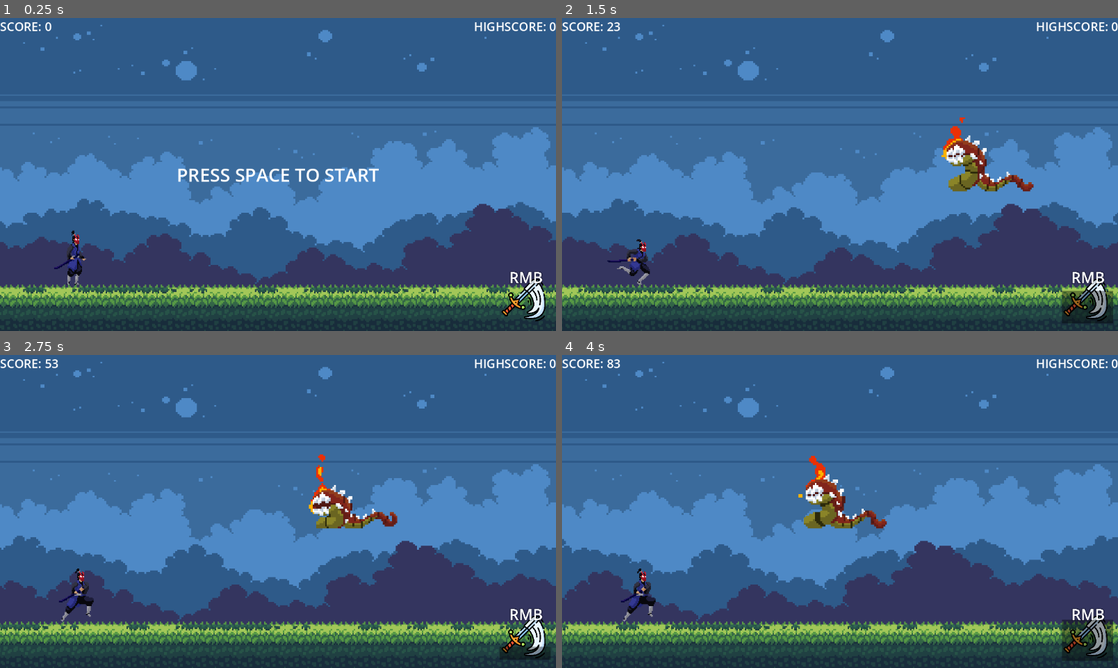
Above: before the commit, frames 1-4 (two rows, left to right).
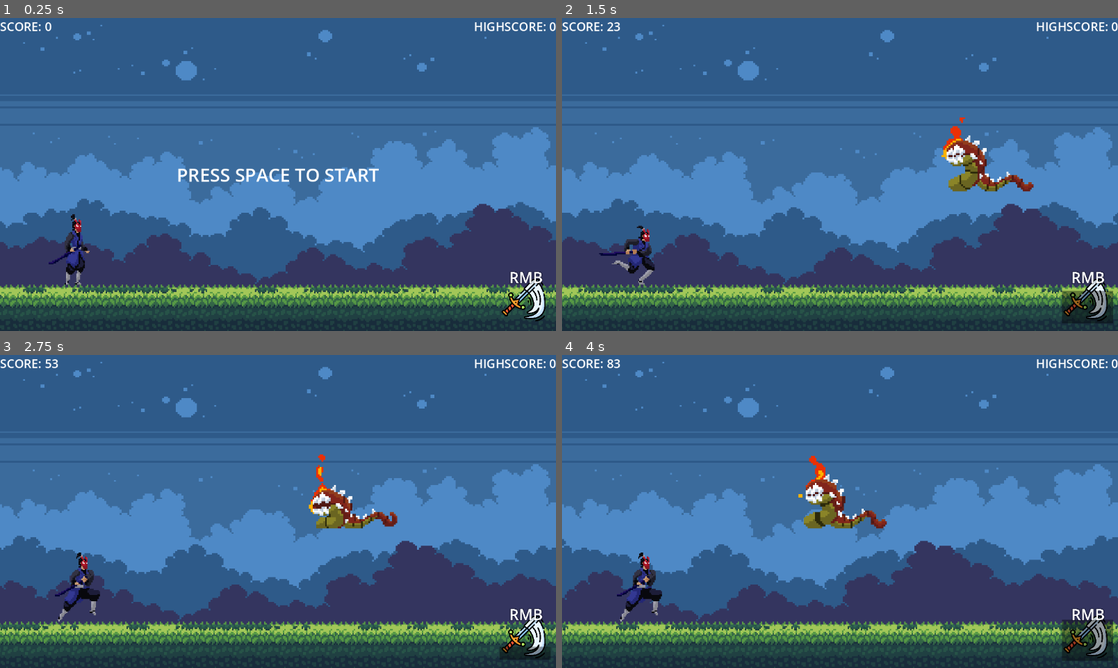
Above: after the commit, the same moments.

Repository: Raphaeldk4/godot-ninjarun
Game: Godot game, scene res://scenes/main.tscn
Two runs of this game, one before a commit and one after it. Both use one fixed random seed, a clock stepped at 60 frames per second and the inputs below.
Inputs (mouse positions are in pixels of both pictures, inside the frame that each line leads up to):
- Up to frame 1 (0.25 s): no input
- Up to frame 2 (1.5 s): tap Space at 0.5 s; move the mouse to (962, 158) at 0.52 s; press the mouse at (962, 158) at 0.53 s; tap Enter (ui_accept) at 0.77 s; move the mouse to (728, 190) at 1.27 s; release the mouse at (728, 190) at 1.28 s; click (728, 190) at 1.35 s
- Up to frame 3 (2.75 s): tap Enter (ui_accept) at 1.52 s; move the mouse to (333, 442) at 2.02 s; press the mouse at (333, 442) at 2.03 s
- Up to frame 4 (4 s): move the mouse to (812, 574) at 2.77 s; release the mouse at (812, 574) at 2.78 s; click (812, 574) at 2.85 s; tap Enter (ui_accept) at 3.02, 3.77 s; move the mouse to (1006, 558) at 3.52 s; press the mouse at (1006, 558) at 3.53 s

The runs differ from the first frame. In frame 1, 0.5% of the frame differs, in the area x 8-17%, y 62-86%; in frame 2, 0.6%; in frame 3, 0.7%; in frame 4, 0.7%, in the area x 9-18%, y 63-86%.

Commit message:
added walking audi, inhanced slash audio

Diff:
--- a/scenes/goblinEnemie.tscn
+++ b/scenes/goblinEnemie.tscn
@@ -65,6 +65,9 @@
 }, {
 "duration": 6.0,
 "texture": SubResource("AtlasTexture_th2wb")
+}, {
+"duration": 1.0,
+"texture": SubResource("AtlasTexture_th2wb")
 }],
 "loop": true,
 "name": &"death",
@@ -96,7 +99,7 @@
 sprite_frames = SubResource("SpriteFrames_rre5t")
 animation = &"death"
 autoplay = "idle"
-frame_progress = 0.867706
+frame_progress = 0.302584
 flip_h = true
 
 [node name="CollisionShape2D" type="CollisionShape2D" parent="."]
--- a/scenes/main.gd
+++ b/scenes/main.gd
@@ -55,10 +55,14 @@
 	get_tree().paused = false
 	difficulty = 0
 
-	#delete all obsticles
+	#delete all obsticles and flying enemies
 	for obs in obstacles:
 		obs.queue_free()
 	obstacles.clear()
+
+	for enemies in airEnemie:
+		enemies.queue_free()
+	airEnemie.clear()
 
 	#starting positions and state when game starts
 	$ninja.position = ninjaStartPos
--- a/scenes/ninja.gd
+++ b/scenes/ninja.gd
@@ -5,6 +5,7 @@
 var isAttacking: bool
 var attackCoolDown: bool
 var godMode: bool
+var walkTime: bool = true
 
 func _physics_process(delta):
 	velocity.y += gravity * delta
@@ -22,6 +23,7 @@
 			else:
 				if isAttacking == false:
 					$AnimatedSprite2D.play("run")
+					PlayWalkAudio()
 	else:
 		if isAttacking == false:
 			$AnimatedSprite2D.play("jump")
@@ -49,8 +51,20 @@
 					$duckCollision.disabled = false
 					$attackCollision.disabled = false
 					$swordSlash.play()
+					$swordSlash/AudioStreamPlayer2D.play()
 					$Node/godMode.start()
 
 
 func _on_god_mode_timeout():
 	godMode = false
+
+func PlayWalkAudio():
+	if walkTime:
+		walkTime = false
+		$walkSound.pitch_scale = randi_range(0.5,1.5)
+		$Node/walkAudio.start()
+		$walkSound.play()
+
+
+func _on_walk_audio_timeout():
+	walkTime = true
--- a/scenes/ninja.tscn
+++ b/scenes/ninja.tscn
@@ -6,7 +6,9 @@
 [ext_resource type="Texture2D" uid="uid://dekqj3sd27mbn" path="res://sprites/ninja/Jump.png" id="3_b1yu8"]
 [ext_resource type="Texture2D" uid="uid://lptbj1uce4ai" path="res://sprites/ninja/Run.png" id="4_dcgqm"]
 [ext_resource type="AudioStream" uid="uid://njpkcgx6t1hn" path="res://sound/jump.wav" id="6_05ey1"]
+[ext_resource type="AudioStream" uid="uid://d25f6ev78ftq4" path="res://sound/walk.wav" id="6_s4pv6"]
 [ext_resource type="AudioStream" uid="uid://ck1rccwmqyydl" path="res://sound/slash.wav" id="7_766dn"]
+[ext_resource type="AudioStream" uid="uid://cld4e7oixnxdr" path="res://sound/slash2.wav" id="7_ddy01"]
 
 [sub_resource type="AtlasTexture" id="AtlasTexture_e7eb8"]
 atlas = ExtResource("1_7d8qg")
@@ -97,7 +99,7 @@
 }],
 "loop": true,
 "name": &"attack",
-"speed": 13.0
+"speed": 14.0
 }, {
 "frames": [{
 "duration": 1.0,
@@ -165,7 +167,7 @@
 
 [node name="ninja" type="CharacterBody2D"]
 z_index = 1
-scale = Vector2(2, 2)
+scale = Vector2(2.605, 2.605)
 script = ExtResource("1_q4dok")
 
 [node name="AnimatedSprite2D" type="AnimatedSprite2D" parent="."]
@@ -189,13 +191,22 @@
 polygon = PackedVector2Array(22.5, 13, 70, 21.5, 84, -1.5, 25.5, -0.5)
 disabled = true
 
+[node name="walkSound" type="AudioStreamPlayer2D" parent="."]
+scale = Vector2(1, 1)
+stream = ExtResource("6_s4pv6")
+volume_db = -12.556
+
 [node name="jumpSound" type="AudioStreamPlayer2D" parent="."]
 stream = ExtResource("6_05ey1")
 volume_db = -12.556
 
 [node name="swordSlash" type="AudioStreamPlayer2D" parent="."]
 position = Vector2(-0.5, 1.5)
+stream = ExtResource("7_ddy01")
+
+[node name="AudioStreamPlayer2D" type="AudioStreamPlayer2D" parent="swordSlash"]
 stream = ExtResource("7_766dn")
+pitch_scale = 0.78
 
 [node name="Node" type="Node" parent="."]
 
@@ -206,7 +217,12 @@
 wait_time = 3.0
 
 [node name="godMode" type="Timer" parent="Node"]
+wait_time = 0.7
+
+[node name="walkAudio" type="Timer" parent="Node"]
+wait_time = 0.34
 
 [connection signal="timeout" from="Node/isAttacking" to="." method="_on_is_attacking_timeout"]
 [connection signal="timeout" from="Node/attackCooldown" to="." method="_on_attack_cooldown_timeout"]
 [connection signal="timeout" from="Node/godMode" to="." method="_on_god_mode_timeout"]
+[connection signal="timeout" from="Node/walkAudio" to="." method="_on_walk_audio_timeout"]
--- a/scenes/wormEnemie.tscn
+++ b/scenes/wormEnemie.tscn
@@ -97,6 +97,9 @@
 }, {
 "duration": 6.0,
 "texture": SubResource("AtlasTexture_byo35")
+}, {
+"duration": 3.0,
+"texture": SubResource("AtlasTexture_nqvpq")
 }],
 "loop": true,
 "name": &"death",
@@ -150,7 +153,7 @@
 sprite_frames = SubResource("SpriteFrames_j4bmf")
 animation = &"death"
 autoplay = "idle"
-frame_progress = 0.362095
+frame_progress = 0.628729
 flip_h = true
 
 [node name="CollisionShape2D" type="CollisionShape2D" parent="."]
Not shown: 1 places in scenes/ninja.tscn that only renumber resources
Not shown, added: sound/slash2.wav.import
Not shown, added: sound/walk.wav.import
Not shown, added: sound/slash2.wav
Not shown, added: sound/walk.wav
